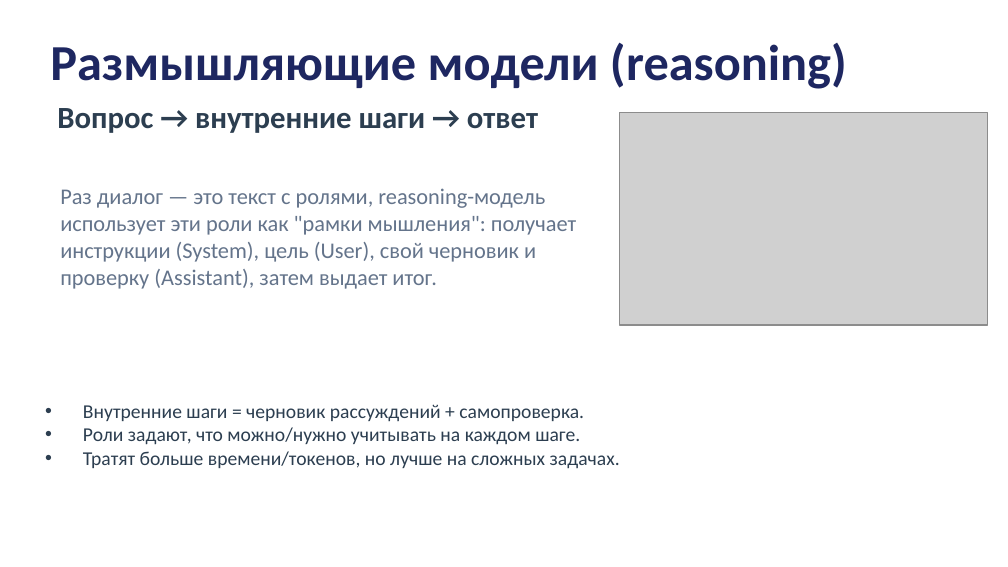
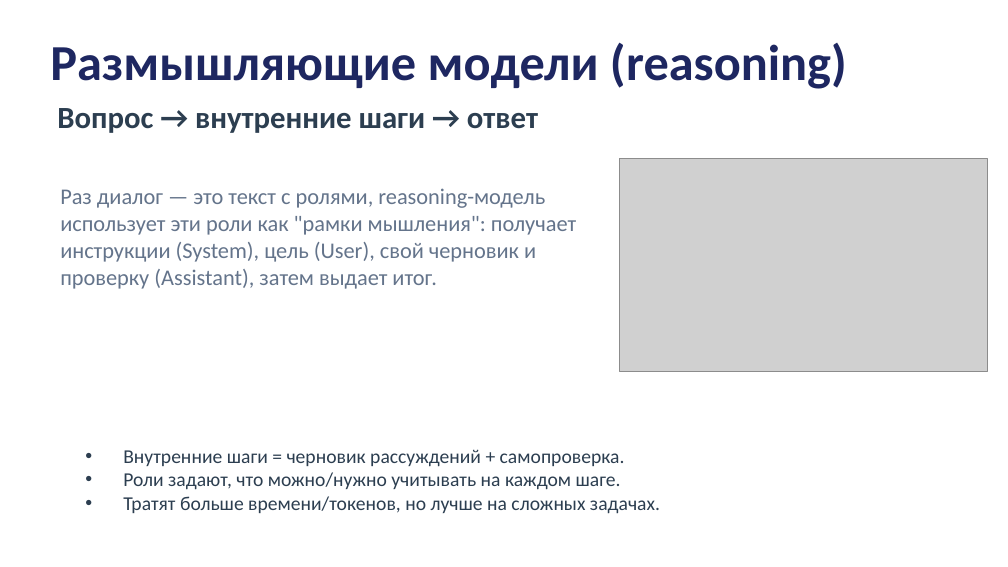
Before and after one commit to Air-Erik/workshop-ai, a slide deck: slide 6 of docs/slides/AI_Cursor_Workshop.pptx. Drawn at 1008x567 pixels with LibreOffice and Linux fonts; fonts in the diff are those of the drawing; grey boxes stand for pictures. Boxes give left, top, right and bottom in pixels: in the first picture for what was removed or moved away, otherwise in the second. Text is boxed around its words. In the diff, an @@ line names an element or a change of style, - is before the commit and + after.

```diff
--- a/docs/slides/AI_Cursor_Workshop.pptx
+++ b/docs/slides/AI_Cursor_Workshop.pptx
@@ picture: place and size @@
-picture at box(620, 112, 987, 325)
+picture at box(620, 158, 987, 371)
@@ text "Внутренние шаги = черновик рассуждений ...": place and size @@
-text "Внутренние шаги = черновик рассуждений ..." at box(83, 404, 620, 468)
+text "Внутренние шаги = черновик рассуждений ..." at box(123, 449, 660, 514)
```
Also in this commit, not shown: 5 other slides changed.
